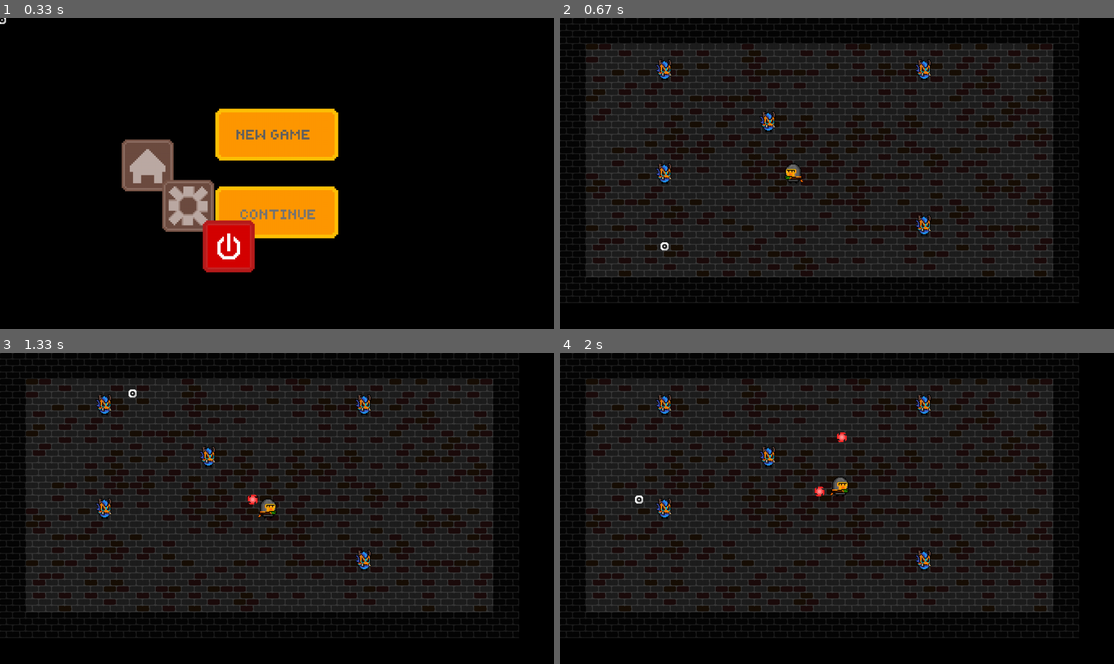
Above: before the commit, frames 1-4 (two rows, left to right).
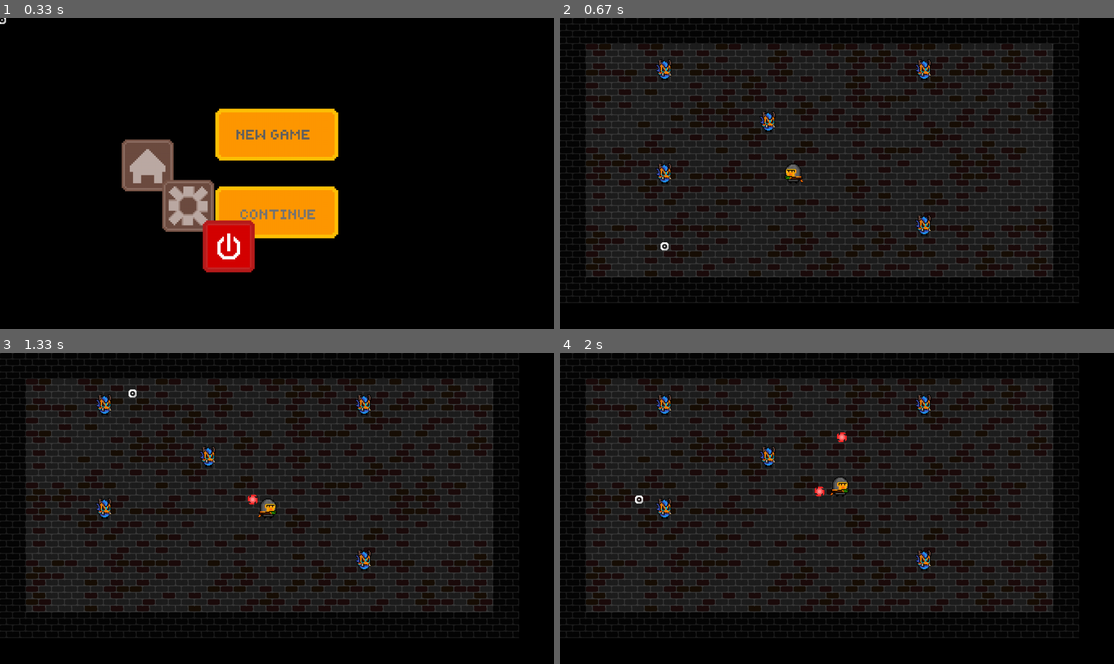
Above: after the commit, the same moments.

Repository: VladislavTuzov/PyGame
Game: pygame game, started from main.py
The game is run twice, just before and just after one commit, with the same random seed, the same clock (stepped at 60 frames per second) and the same inputs.
Inputs (mouse positions are in pixels of both pictures, inside the frame that each line leads up to):
- Up to frame 1 (0.33 s): no input
- Up to frame 2 (0.67 s): press the mouse at (837, 133) at 0.37 s; move the mouse to (748, 189) at 0.47 s; release the mouse at (665, 245) at 0.6 s
- Up to frame 3 (1.33 s): hold Right 0.67-1.13 s; move the mouse to (360, 399) at 0.7 s; click (132, 393) at 1.22 s
- Up to frame 4 (2 s): hold Up 1.5-1.8 s; click (848, 402) at 1.58 s; hold Right from 1.83 s (still down); click (637, 499) at 1.92 s

Frame 1 is identical in both runs. In frame 2, 1.0% of the frame differs, in the area x 4-89%, y 8-83%; in frame 3, 1.0%; in frame 4, 1.0%.

Commit message:
add classes for future level multi-room

Diff:
--- a/classes/generation.py
+++ b/classes/generation.py
@@ -4,20 +4,27 @@
 import pygame
 
 import helpers
+import patterns
+
+
+class Level:
+    def __init__(self, location):
+        self.scheme = patterns.get_random_scheme()
+        self.current_room = Room(patterns.get_random_pattern(), location)
 
 
 class Room(pygame.sprite.Sprite):
-    def __init__(self, pattern, floor_type: str):
+    def __init__(self, pattern, location):
         super().__init__()
         self.width = len(pattern[0])
         self.height = len(pattern)
-        self.type = floor_type
+        self.location = location
 
         self.image = self._parse_pattern(pattern)
         self.rect = self.image.get_rect()
 
     def _parse_pattern(self, pattern):
-        plate_size = get_image_size(self._get_random_plate())
+        plate_size = get_image_size(get_random_plate(self.location))
         plate_width, plate_height = plate_size
 
         image_width = self.width * plate_width
@@ -36,57 +43,30 @@
                 y = plate_height * i
 
                 if cell == helpers.FLOOR:
-                    plate = pygame.image.load(self._get_random_plate())
+                    plate = pygame.image.load(get_random_plate(self.location))
                     image.blit(plate, (x, y))
 
                 elif cell == helpers.WALL:
-                    wall = pygame.image.load(self._get_random_wall())
+                    wall = pygame.image.load(get_random_wall(self.location))
                     image.blit(wall, (x, y))
                     self.walls.append(pygame.Rect((x, y, plate_width, plate_height)))
 
                 elif cell == helpers.GATES:
-                    gate = pygame.image.load(self._get_random_gate())
+                    gate = pygame.image.load(get_random_gate(self.location))
                     image.blit(gate, (x, y))
                     self.gates.append(pygame.Rect((x, y, plate_width, plate_height)))
 
                 elif cell == helpers.BIRTH:
                     self.hero_position = (x, y)
-                    plate = pygame.image.load(self._get_random_plate())
+                    plate = pygame.image.load(get_random_plate(self.location))
                     image.blit(plate, (x, y))
 
                 elif cell == helpers.ENEMY:
                     self.enemies_spawnpoints.append((x, y))
-                    plate = pygame.image.load(self._get_random_plate())
+                    plate = pygame.image.load(get_random_plate(self.location))
                     image.blit(plate, (x, y))
 
         return image
-
-    def _get_random_plate(self):
-        return choice(self._get_plates())
-
-    def _get_plates(self):
-        path = f'source/locations/{self.type}/floor'
-        plates = [f'{path}/{plate_filename}'
-                  for plate_filename in os.listdir(path)]
-        return plates
-
-    def _get_random_wall(self):
-        return choice(self._get_walls())
-
-    def _get_walls(self):
-        path = f'source/locations/{self.type}/walls'
-        walls = [f'{path}/{wall_filename}'
-                  for wall_filename in os.listdir(path)]
-        return walls
-
-    def _get_random_gate(self):
-        return choice(self._get_gates())
-
-    def _get_gates(self):
-        path = f'source/locations/{self.type}/gates'
-        gates = [f'{path}/{gate_filename}'
-                  for gate_filename in os.listdir(path)]
-        return gates
 
     def close_gates(self):
         self.walls.extend(self.gates)
@@ -95,6 +75,38 @@
         self.walls[:] = [wall for wall in self.walls if wall not in self.gates]
 
 
+class Tunnel:
+    pass
+
+
+def get_random_plate(location):
+    return choice(get_plates(location))
+
+def get_plates(location):
+    path = f'source/locations/{location}/floor'
+    plates = [f'{path}/{plate_filename}'
+              for plate_filename in os.listdir(path)]
+    return plates
+
+def get_random_wall(location):
+    return choice(get_walls(location))
+
+def get_walls(location):
+    path = f'source/locations/{location}/walls'
+    walls = [f'{path}/{wall_filename}'
+              for wall_filename in os.listdir(path)]
+    return walls
+
+def get_random_gate(location):
+    return choice(get_gates(location))
+
+def get_gates(location):
+    path = f'source/locations/{location}/gates'
+    gates = [f'{path}/{gate_filename}'
+              for gate_filename in os.listdir(path)]
+    return gates
+
+
 def get_image_size(path):
     with open(path, 'rb') as file:
         data = file.read(24)
--- a/gameplay.py
+++ b/gameplay.py
@@ -1,10 +1,9 @@
 import pygame
 
 from config import FPS
-from classes.generation import Room
+from classes.generation import Level
 from classes.enemies import Dardo
 import helpers
-from patterns import get_random_pattern
 
 
 def play_level(screen, cursor, hero, location='dungeon'):
@@ -12,8 +11,7 @@
 
     bullets = pygame.sprite.Group()
 
-
-    room = Room(get_random_pattern(), location)
+    room = Level(location).current_room
     hero.rect.center = room.hero_position
 
     enemies = helpers.RectGroup()
